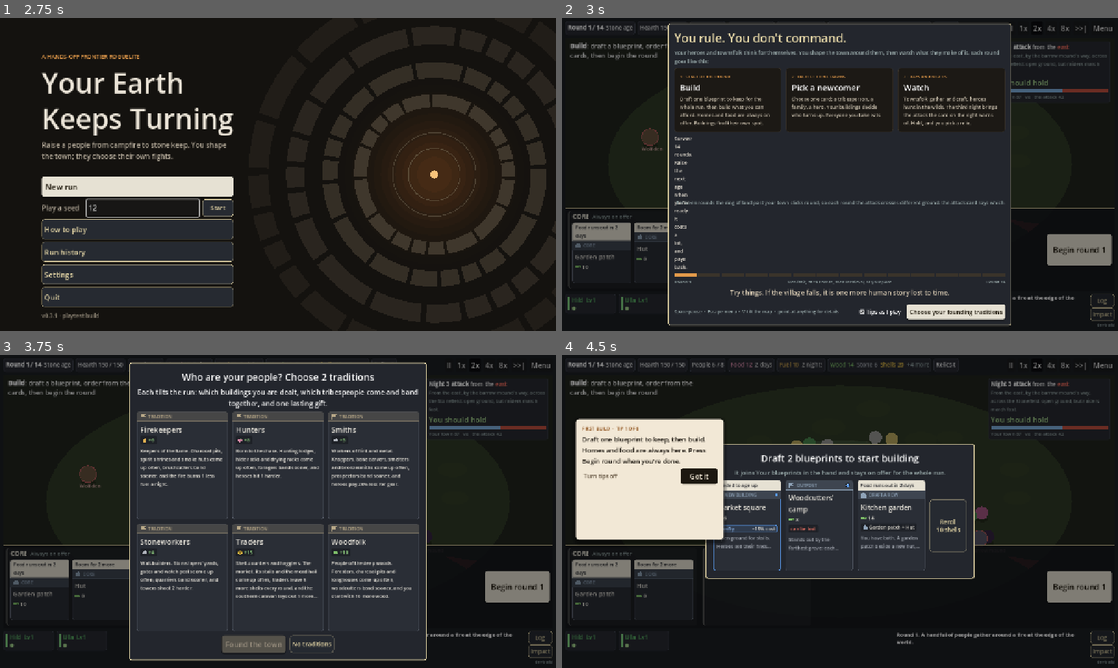
Above: before the commit, frames 1-4 (two rows, left to right).
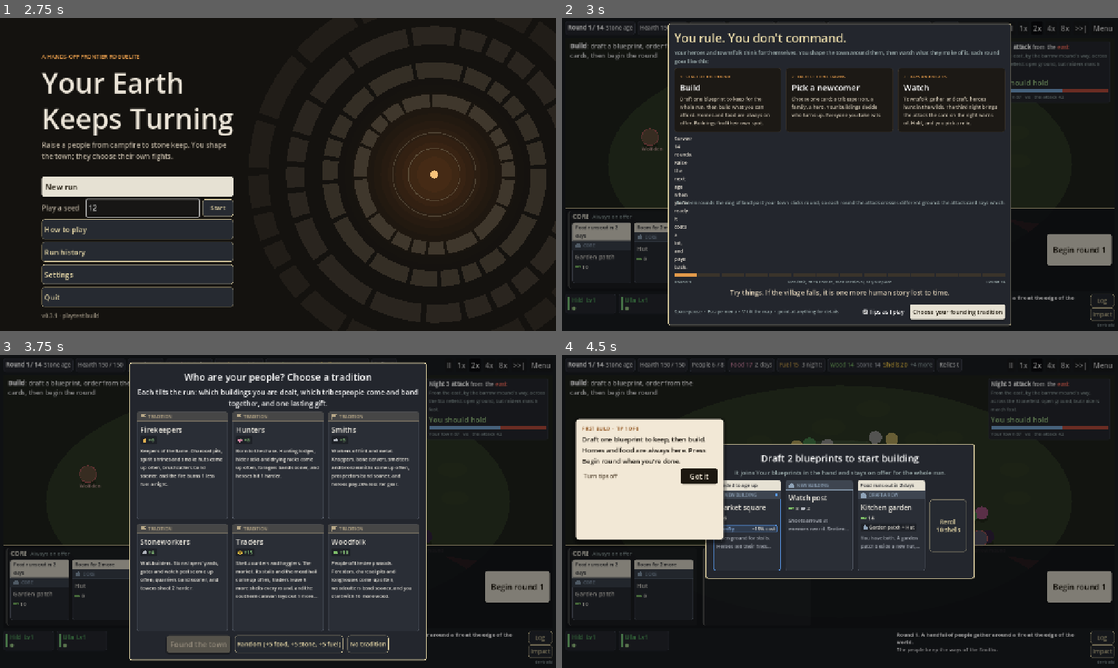
Above: after the commit, the same moments.

Repository: carltonbonks/YourEarthKeepsTurning-CityBuilder
Game: Godot game, scene res://game/main.tscn
Same seed, same stepped clock (60 frames per second), same inputs: the game is played once before the commit and once after it.
Inputs (mouse positions are in pixels of both pictures, inside the frame that each line leads up to):
- Up to frame 1 (2.75 s): click (144, 208) at 0.52 s; type "12" at 0.6 s; click "Begin round 1" at 1.25 s; click "Begin round 1" at 2 s
- Up to frame 2 (3 s): click "New run" at 2.75 s
- Up to frame 3 (3.75 s): click (394, 649) at 3.5 s, where only the run before the commit has a clickable "Choose your founding traditio…"
- Up to frame 4 (4.5 s): click (873, 642) at 4.25 s, where only the run before the commit has a clickable "No traditions"

Frame 1 is identical in both runs. In frame 2, 0.3% of the frame differs, in the area x 53-79%, y 91-97%; in frame 3, 1.9%, in the area x 30-70%, y 5-96%; in frame 4, 0.6%.

Commit message:
Pick one founding tradition, or Random for +5 food, stone and fuel
Yusuf asked to drop the tradition pick from two to one and add a Random
button that draws a tradition from the run's seed and adds a small bonus
(tradition_random_bonus in data/balance.json). Records keep
"tradition_random" (RECORD_FORMAT 51); bots pick one by style.

Co-Authored-By: Claude Opus 5.5 (1M context) <noreply@anthropic.com>
Claude-Session: https://claude.ai/code/session_01RWiGC8MjVJ4g5LfVxY9YP2

Diff:
--- a/data/balance.json
+++ b/data/balance.json
@@ -107,8 +107,9 @@
 	"relic_choices": 3,
 	"_pact_note": "On pact_rounds the relic offer is drawn from relics tagged pact (strong, with a real cost; data/relics.json), topped up from the rest if too few are left; other rounds never offer pacts.",
 	"pact_rounds": [4, 8, 12],
-	"_traditions_note": "Founding traditions (data/traditions.json): before round 1 the player picks traditions_to_pick of them. A tradition's buildings come up tradit …(121 unchanged characters)…
-	"traditions_to_pick": 2,
+	"_traditions_note": "Founding traditions (data/traditions.json): before round 1 the player picks traditions_to_pick of them (one, Yusuf 2026-10-25), or leaves it to chance: Random draws one from the run's seed and adds tradition_random_bonus goods. A tradition's buildings come up tradit …(121 unchanged characters)…
+	"traditions_to_pick": 1,
+	"tradition_random_bonus": {"food": 5, "stone": 5, "fuel": 5},
 	"tradition_card_weight": 3,
 	"tradition_band_ease": 1,
 	"_spoils_note": "After each round the relic offer gains one card of spoils (relics tagged spoils, data/relics.json) from the kind of enemy the attack was made of; spoils_kinds names each kind on the card (enemy tag -> what the band of them is called).",
--- a/data/traditions.json
+++ b/data/traditions.json
@@ -1,5 +1,5 @@
 {
-	"_note": "Founding traditions: before round 1 the player picks traditions_to_pick (data/balance.json) of these, or none. Each tilts the run: buildings …(410 unchanged characters)…
+	"_note": "Founding traditions: before round 1 the player picks traditions_to_pick (data/balance.json) of these (one), a random one with tradition_random_bonus goods, or none. Each tilts the run: buildings …(410 unchanged characters)…
 	"hunters": {"name": "Hunters", "text": "Born to the chase. Hunting lodges, hide racks and drying racks come up often, foragers band sooner, and heroes hit 1 harder.",
 		"buildings": ["hunting_lodge", "hide_rack", "drying_rack", "smoke_hut"], "leaning": "forager", "effects": {"hero_attack": 1}, "start": {"food": 8}},
 	"woodfolk": {"name": "Woodfolk", "text": "People of the deep woods. Foresters, charcoal pits and longhouses come up often, woodcutters band sooner, and you start with 10 more wood.",
--- a/game/main.gd
+++ b/game/main.gd
@@ -141,6 +141,13 @@
 
 func _found(ids: Array) -> void:
 	run.choose_traditions(ids)
+	_overlays.hide()
+	_refresh()
+	_overlays.show_for_phase()
+
+
+func _found_by_chance() -> void:
+	run.choose_random_tradition()
 	_overlays.hide()
 	_refresh()
 	_overlays.show_for_phase()
@@ -419,6 +426,7 @@
 	_overlays.pick_taken.connect(_take_pick)
 	_overlays.relic_picked.connect(_pick_relic)
 	_overlays.traditions_chosen.connect(_found)
+	_overlays.random_tradition_chosen.connect(_found_by_chance)
 	_overlays.pedlar_chosen.connect(_invite_pedlar)
 	_overlays.new_run_requested.connect(_restart)
 	_overlays.seed_run_requested.connect(_new_run)
--- a/game/overlays.gd
+++ b/game/overlays.gd
@@ -9,6 +9,8 @@
 signal relic_picked(relic_id: String)
 ## The founding traditions chosen before round 1 ([] for none).
 signal traditions_chosen(ids: Array)
+## The founding tradition left to chance (RunState.choose_random_tradition).
+signal random_tradition_chosen
 ## The pedlar invited on a pedlar round ("" for none).
 signal pedlar_chosen(id: String)
 ## replay = true restarts on the same seed, false on a new one.
@@ -154,12 +156,13 @@
 	show()
 
 
-## Before round 1: pick the founding traditions as cards (click to choose, again to drop), then found the town.
+## Before round 1: pick the founding tradition as a card (click to choose, again to drop; with one to pick, another
+## click swaps it), then found the town, or leave it to chance for a few goods (Yusuf, 2026-10-25).
 func show_traditions(chosen: Array = []) -> void:
 	var content := run.content
 	var to_pick := content.int_num("traditions_to_pick")
 	_clear()
-	_title("Who are your people? Choose %d traditions" % to_pick)
+	_title("Who are your people? Choose a tradition" if to_pick == 1 else "Who are your people? Choose %d traditions" % to_pick)
 	var note := Label.new()
 	note.text = "Each tilts the run: which buildings you are dealt, which tribespeople come and band together, and one lasting gift."
 	note.horizontal_alignment = HORIZONTAL_ALIGNMENT_CENTER
@@ -185,11 +188,13 @@
 		if not start.is_empty():
 			btn.add_goods(start)
 		btn.tooltip_text = t["text"]
-		btn.disabled = not picked and chosen.size() >= to_pick
+		btn.disabled = not picked and chosen.size() >= to_pick and to_pick > 1
 		btn.pressed.connect(func() -> void:
 			var next := chosen.duplicate()
 			if picked:
 				next.erase(id)
+			elif to_pick == 1:
+				next = [id]
 			else:
 				next.append(id)
 			show_traditions(next))
@@ -200,7 +205,13 @@
 	_box.add_child(row)
 	var found := UiKit.primary(UiKit.button(row, "Found the town", func() -> void: traditions_chosen.emit(chosen)))
 	found.disabled = chosen.size() < to_pick
-	UiKit.button(row, "No traditions", func() -> void: traditions_chosen.emit([]))
+	var bonus: Dictionary = content.balance.get("tradition_random_bonus", {})
+	var gifts := PackedStringArray()
+	for good: String in bonus:
+		gifts.append("+%d %s" % [int(bonus[good]), good])
+	var chance := UiKit.button(row, "Random (%s)" % ", ".join(gifts), func() -> void: random_tradition_chosen.emit())
+	chance.tooltip_text = "Let fate choose your people's tradition, and start with a little more for it."
+	UiKit.button(row, "No tradition" if to_pick == 1 else "No traditions", func() -> void: traditions_chosen.emit([]))
 	show()
 
 
@@ -209,7 +220,7 @@
 func show_welcome(before_run: bool) -> void:
 	_clear()
 	if before_run:
-		WelcomePanel.fill(_box, run.content, settings, "Choose your founding traditions", func() -> void:
+		WelcomePanel.fill(_box, run.content, settings, "Choose your founding tradition", func() -> void:
 			welcome_pending = false
 			show_traditions())
 	else:
--- a/sim/autoplayer.gd
+++ b/sim/autoplayer.gd
@@ -34,9 +34,8 @@
 var gate_round := 3
 ## Whether it founds the town on its style's traditions (TRADITIONS) or on none (balance_run.gd traditions=0).
 var traditions := true
-const TRADITIONS := {"balanced": ["hunters", "stoneworkers"], "workers": ["stoneworkers", "woodfolk"],
-	"heroes": ["hunters", "traders"], "market": ["traders", "smiths"], "bronze": ["smiths", "woodfolk"],
-	"medieval": ["woodfolk", "stoneworkers"]}
+const TRADITIONS := {"balanced": ["hunters"], "workers": ["stoneworkers"], "heroes": ["hunters"],
+	"market": ["traders"], "bronze": ["smiths"], "medieval": ["woodfolk"]}
 ## Gardens: one a round while food in store would last fewer than this many days (0 = never). balance_run.gd: gardens=.
 var garden_days := 3.0
 ## Orders the forester and charcoal pit when the cards recommend them. balance_run.gd: upkeep=0 turns it off.
--- a/sim/run_record.gd
+++ b/sim/run_record.gd
@@ -134,7 +134,9 @@
 ##     {"shift", "roads_refunded"}; seams, wakes, finds, spells and feeding the earth are gone, so "spells",
 ##     "finds_dug", "feed_earth" actions and "spell:<id>" picks no longer appear. "crossing", "earth_risen" and
 ##     "grave_goods" stay.
-const RECORD_FORMAT := 50
+## 51: one founding tradition (Yusuf, 2026-10-25): "traditions" holds at most one id; "tradition_random" is true
+##     when the player left it to chance for tradition_random_bonus goods.
+const RECORD_FORMAT := 51
 
 var run: RunState
 ## Finished rounds, oldest first.
@@ -181,6 +183,7 @@
 		"upgrades": run.upgrades.duplicate(),
 		"pool": run.hand.pool().duplicate(),
 		"traditions": run.traditions.duplicate(),
+		"tradition_random": run.tradition_random,
 		"prices": run.prices.duplicate(),
 		"age": run.age,
 		"age_up_round": run.age_up_round,
--- a/sim/run_state.gd
+++ b/sim/run_state.gd
@@ -39,6 +39,8 @@
 ## Upgrades taken this run (data/upgrades.json), in order.
 var upgrades: Array[String] = []
 var traditions_settled := false
+## Whether the tradition was left to chance (choose_random_tradition), which brought tradition_random_bonus.
+var tradition_random := false
 ## The spoils in this round's relic offer: {id, kind (enemy tag), foes (how many of that kind came)}, or {}.
 var spoils := {}
 ## Max hearth HP the town has earned for good (Ancestor Bones).
@@ -210,6 +212,19 @@
 	for h in heroes:
 		world.hero_ai.apply_hero_stats(h)
 	hand.deal()
+
+
+## Founds the town on one tradition drawn from the run's seed, plus tradition_random_bonus goods for leaving it to
+## chance (Yusuf, 2026-10-25).
+func choose_random_tradition() -> void:
+	var ids: Array = content.traditions.keys()
+	ids.sort()
+	var pick: String = SeededRng.stream(run_seed, "tradition").pick(ids)
+	tradition_random = true
+	var bonus: Dictionary = content.balance.get("tradition_random_bonus", {})
+	for good: String in bonus:
+		stock[good] = int(stock.get(good, 0)) + int(bonus[good])
+	choose_traditions([pick])
 
 
 ## The leanings the town's traditions favour.
--- a/tests/test_blueprint_pool.gd
+++ b/tests/test_blueprint_pool.gd
@@ -35,9 +35,10 @@
 
 func test_traditions_buildings_are_always_in() -> void:
 	for seed_value in [4821, 1001, 61823]:
-		var pool := _run(seed_value, ["hunters", "smiths"] as Array[String]).hand.pool()
-		for type in ["hunting_lodge", "hide_rack", "drying_rack", "smoke_hut", "knapper", "bone_carver", "smelter"]:
-			check(pool.has(type), "%s comes with its tradition (seed %d)" % [type, seed_value])
+		for tradition: String in ["hunters", "smiths"]:
+			var pool := _run(seed_value, [tradition] as Array[String]).hand.pool()
+			for type: String in Content.load_default().traditions[tradition]["buildings"]:
+				check(pool.has(type), "%s comes with its tradition (seed %d)" % [type, seed_value])
 
 
 func test_pooled_buildings_bring_what_they_require() -> void:
--- a/tests/test_traditions.gd
+++ b/tests/test_traditions.gd
@@ -9,15 +9,38 @@
 func test_a_new_run_waits_for_its_traditions() -> void:
 	var run := _run()
 	check(run.awaiting_traditions(), "round 1 starts by asking for traditions")
-	run.choose_traditions(["hunters", "traders"])
+	run.choose_traditions(["hunters"])
 	check(not run.awaiting_traditions(), "and stops asking once chosen")
-	check_eq(run.traditions, ["hunters", "traders"] as Array[String], "both are kept")
+	check_eq(run.traditions, ["hunters"] as Array[String], "it is kept")
 
 
-func test_at_most_two_and_no_repeats() -> void:
+func test_only_one_known_tradition() -> void:
 	var run := _run()
-	run.choose_traditions(["hunters", "hunters", "traders", "smiths", "nonsense"])
-	check_eq(run.traditions, ["hunters", "traders"] as Array[String], "two different, known traditions")
+	run.choose_traditions(["nonsense", "hunters", "traders"])
+	check_eq(run.traditions, ["hunters"] as Array[String], "one known tradition (Yusuf, 2026-10-25)")
+
+
+func test_random_tradition_brings_a_bonus() -> void:
+	var run := _run()
+	var before := run.stock.duplicate()
+	run.choose_random_tradition()
+	check(not run.awaiting_traditions(), "leaving it to chance founds the town")
+	check_eq(run.traditions.size(), 1, "on one tradition")
+	check(run.tradition_random, "and remembers it was chance")
+	var start: Dictionary = run.content.traditions[run.traditions[0]].get("start", {})
+	for good: String in ["food", "stone", "fuel"]:
+		check_eq(int(run.stock[good]), int(before[good]) + 5 + int(start.get(good, 0)), "+5 %s on top of its start goods" % good)
+	check_eq(run.to_record()["tradition_random"], true, "the record says so")
+	var again := _run()
+	again.choose_random_tradition()
+	check_eq(again.traditions, run.traditions, "the same seed draws the same tradition")
+	var drawn := {}
+	for s in 30:
+		var r := RunState.new(Content.load_default(), 100 + s)
+		r.choose_random_tradition()
+		drawn[r.traditions[0]] = true
+		r.dispose()
+	check(drawn.size() >= 4, "different seeds draw different traditions (%d of 6)" % drawn.size())
 
 
 func test_starting_the_round_skips_them() -> void:
@@ -30,11 +53,14 @@
 func test_start_goods_and_effects() -> void:
 	var run := _run()
 	var shells := int(run.stock["shells"])
-	var wood := int(run.stock["wood"])
-	run.choose_traditions(["traders", "woodfolk"])
+	run.choose_traditions(["traders"])
 	check_eq(int(run.stock["shells"]), shells + 15, "traders bring shells")
-	check_eq(int(run.stock["wood"]), wood + 10, "woodfolk bring wood")
 	check_eq(run.mod("income"), 5.0, "traders' effect counts like a relic's")
+	check(not run.tradition_random, "a chosen tradition is not chance")
+	var wood_run := _run()
+	var wood := int(wood_run.stock["wood"])
+	wood_run.choose_traditions(["woodfolk"])
+	check_eq(int(wood_run.stock["wood"]), wood + 10, "woodfolk bring wood")
 
 
 func test_hunters_make_heroes_hit_harder() -> void:
@@ -87,5 +113,5 @@
 
 func test_record_keeps_the_traditions() -> void:
 	var run := _run()
-	run.choose_traditions(["smiths", "firekeepers"])
-	check_eq(run.to_record()["traditions"], ["smiths", "firekeepers"], "the record names them")
+	run.choose_traditions(["smiths"])
+	check_eq(run.to_record()["traditions"], ["smiths"], "the record names it")
Not shown, changed: CLAUDE.md
Not shown, changed: README.md
Not shown, changed: docs/PENDING_DEFAULTS.md
Not shown, changed: tools/export_csv.py
